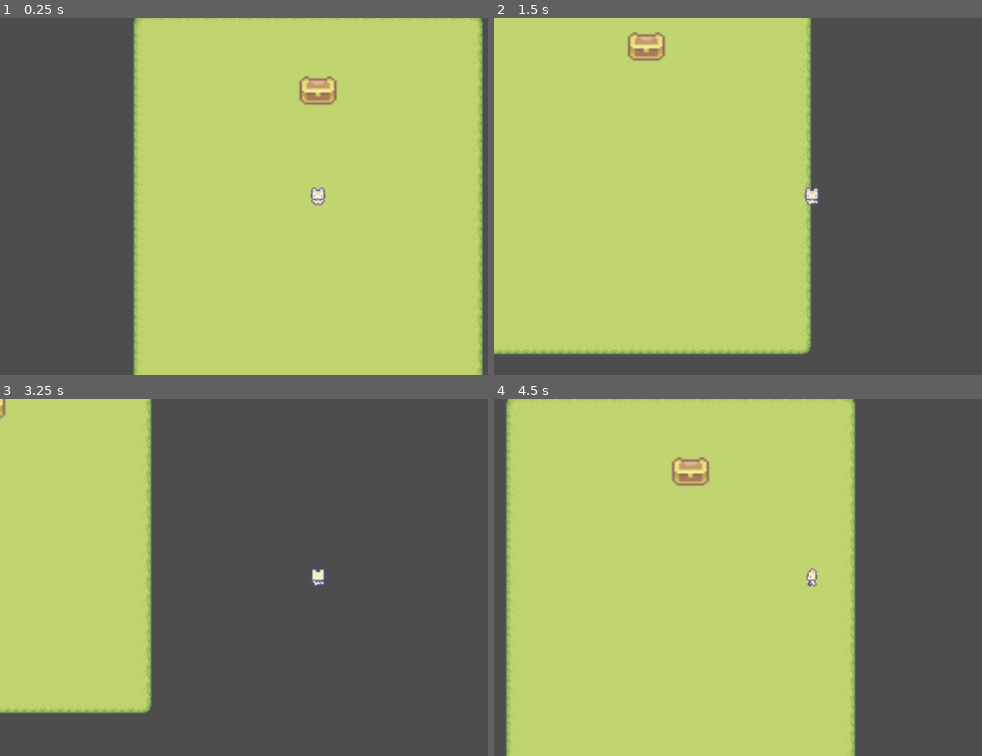
Above: before the commit, frames 1-4 (two rows, left to right).
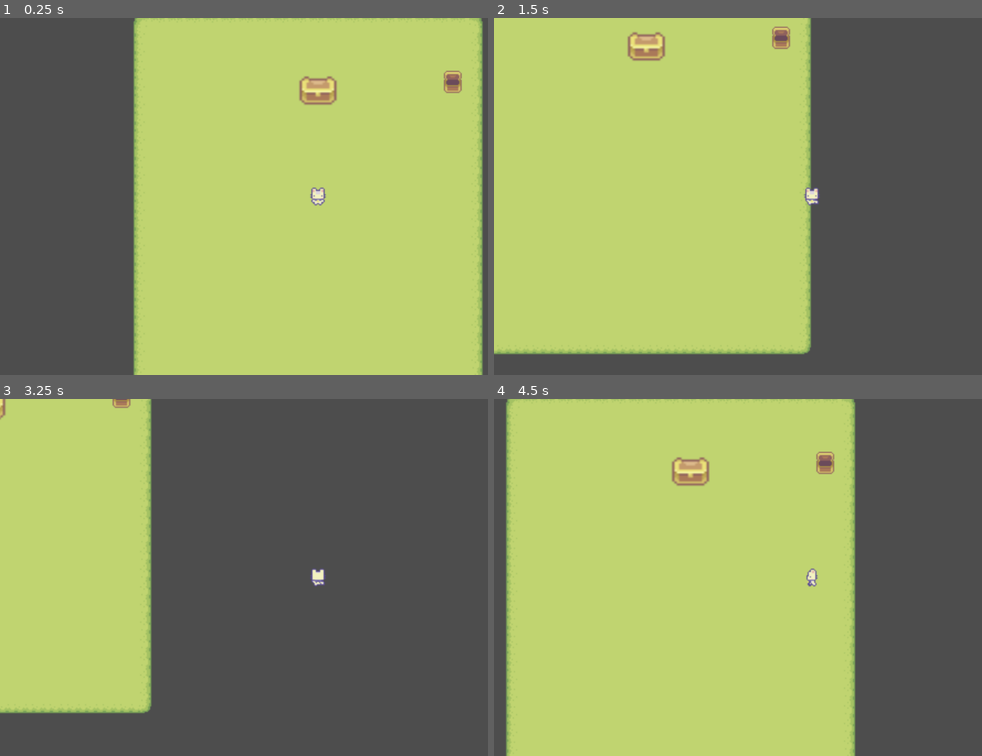
Above: after the commit, the same moments.

Repository: Cam17O/Coffeepocalypse
Game: Godot game, scene res://scenes/coffeepocalypse.tscn
Same seed, same stepped clock (60 frames per second), same inputs: the game is played once before the commit and once after it.
Inputs (mouse positions are in pixels of both pictures, inside the frame that each line leads up to):
- Up to frame 1 (0.25 s): no input
- Up to frame 2 (1.5 s): tap Enter at 0.5 s; move the mouse to (811, 89) at 0.52 s; hold D (right) 0.53-1.28 s; click (811, 89) at 0.67 s; move the mouse to (684, 214) at 1.27 s; hold S (down) from 1.28 s (still down); click (684, 214) at 1.42 s
- Up to frame 3 (3.25 s): move the mouse to (380, 498) at 2.02 s; release S (down) at 2.03 s; hold D (right) 2.03-2.78 s; click (380, 498) at 2.17 s; move the mouse to (287, 648) at 2.77 s; hold W (up) from 2.78 s (still down); click (287, 648) at 2.92 s
- Up to frame 4 (4.5 s): move the mouse to (outside the picture) at 3.52 s; release W (up) at 3.53 s; hold A (left) from 3.53 s (still down); click (outside the picture) at 3.67 s; move the mouse to (620, 523) at 4.27 s; click (620, 523) at 4.42 s

The runs differ from the first frame. In frame 1, 0.2% of the frame differs, in the area x 90-95%, y 14-22%; in frame 2, 0.2%; in frame 3, less than 0.1%; in frame 4, 0.2%.

Commit message:
added interaction logic for storage

Diff:
--- /dev/null
+++ b/code/storage/static_body_2d.gd
@@ -0,0 +1,51 @@
+extends StaticBody2D
+
+# Variables for storage state
+var is_player_nearby: bool = false
+var coffee_inventory: int = 100 # Total coffee available in storage
+var storage_name: String = "Main Coffee Silo"
+
+func _input_event(_viewport: Node, event: InputEvent, _shape_idx: int) -> void:
+	# Check for mouse clicks
+	if event is InputEventMouseButton and event.pressed:
+		if is_player_nearby:
+			if event.button_index == MOUSE_BUTTON_LEFT:
+				take_coffee(10)
+			elif event.button_index == MOUSE_BUTTON_RIGHT:
+				show_storage_details()
+		else:
+			print("Too far to reach the storage!")
+
+# Action for Left Click
+func take_coffee(amount: int) -> void:
+	if coffee_inventory >= amount:
+		coffee_inventory -= amount
+		print("Took ", amount, " coffee. Remaining in storage: ", coffee_inventory)
+		# Add logic here to give coffee to the player's global inventory
+	else:
+		print("Not enough coffee left in storage!")
+
+# Action for Right Click (The "Modal" info)
+func show_storage_details() -> void:
+	print("--- STORAGE INFO ---")
+	print("Name: ", storage_name)
+	print("Current Stock: ", coffee_inventory, " units")
+	print("Condition: Good")
+	# Later, you will trigger your UI Modal here
+
+# --- Area2D Signals ---
+# Remember to connect these from the Area2D node!
+
+func _on_interaction_area_body_entered(body: Node2D) -> void:
+	if body.is_in_group("player") or body.name == "CharacterBody2D":
+		is_player_nearby = true
+		print("Player at storage")
+
+func _on_interaction_area_body_exited(body: Node2D) -> void:
+	if body.is_in_group("player") or body.name == "CharacterBody2D":
+		is_player_nearby = false
+		print("Player left storage")
+
+
+func _on_area_2d_body_entered(body: Node2D) -> void:
+	pass # Replace with function body.
--- a/scenes/coffeepocalypse.tscn
+++ b/scenes/coffeepocalypse.tscn
@@ -6,6 +6,7 @@
 [ext_resource type="Texture2D" uid="uid://lrgwi63ujfq2" path="res://Sprout Lands - Sprites - Basic pack/Tilesets/Hills.png" id="2_r1038"]
 [ext_resource type="Texture2D" uid="uid://bupkskkc52kpi" path="res://Sprout Lands - Sprites - Basic pack/Objects/Chest.png" id="3_30rmc"]
 [ext_resource type="PackedScene" uid="uid://c7x4f6p143l7" path="res://scenes/coffee_machine.tscn" id="6_n0v8c"]
+[ext_resource type="PackedScene" uid="uid://35dmdbnkt14" path="res://scenes/stockage.tscn" id="7_yyfh7"]
 
 [sub_resource type="TileSetAtlasSource" id="TileSetAtlasSource_74lek"]
 texture = ExtResource("1_vrwrh")
@@ -325,3 +326,6 @@
 
 [node name="coffeeMachine" parent="." unique_id=1348650551 instance=ExtResource("6_n0v8c")]
 position = Vector2(0, -97)
+
+[node name="storage" parent="." unique_id=2132740354 instance=ExtResource("7_yyfh7")]
+position = Vector2(122, -102)
--- a/scenes/stockage.tscn
+++ b/scenes/stockage.tscn
@@ -1,6 +1,7 @@
 [gd_scene format=3 uid="uid://35dmdbnkt14"]
 
 [ext_resource type="Texture2D" uid="uid://bupkskkc52kpi" path="res://Sprout Lands - Sprites - Basic pack/Objects/Chest.png" id="1_8l6qr"]
+[ext_resource type="Script" uid="uid://cyk7cu5nxv12e" path="res://code/storage/static_body_2d.gd" id="1_ky4oa"]
 
 [sub_resource type="RectangleShape2D" id="RectangleShape2D_8l6qr"]
 size = Vector2(17, 21)
@@ -8,9 +9,11 @@
 [sub_resource type="CircleShape2D" id="CircleShape2D_ky4oa"]
 radius = 46.0
 
-[node name="stockage" type="Node2D" unique_id=2132740354]
+[node name="storage" type="Node2D" unique_id=2132740354]
 
 [node name="StaticBody2D" type="StaticBody2D" parent="." unique_id=617544130]
+input_pickable = true
+script = ExtResource("1_ky4oa")
 
 [node name="Sprite2D" type="Sprite2D" parent="StaticBody2D" unique_id=1588199998]
 texture = ExtResource("1_8l6qr")
@@ -28,3 +31,6 @@
 
 [node name="CollisionShape2D" type="CollisionShape2D" parent="StaticBody2D/Area2D" unique_id=1161312896]
 shape = SubResource("CircleShape2D_ky4oa")
+
+[connection signal="body_entered" from="StaticBody2D/Area2D" to="StaticBody2D" method="_on_interaction_area_body_entered"]
+[connection signal="body_exited" from="StaticBody2D/Area2D" to="StaticBody2D" method="_on_interaction_area_body_exited"]
Not shown, added: code/storage/static_body_2d.gd.uid
